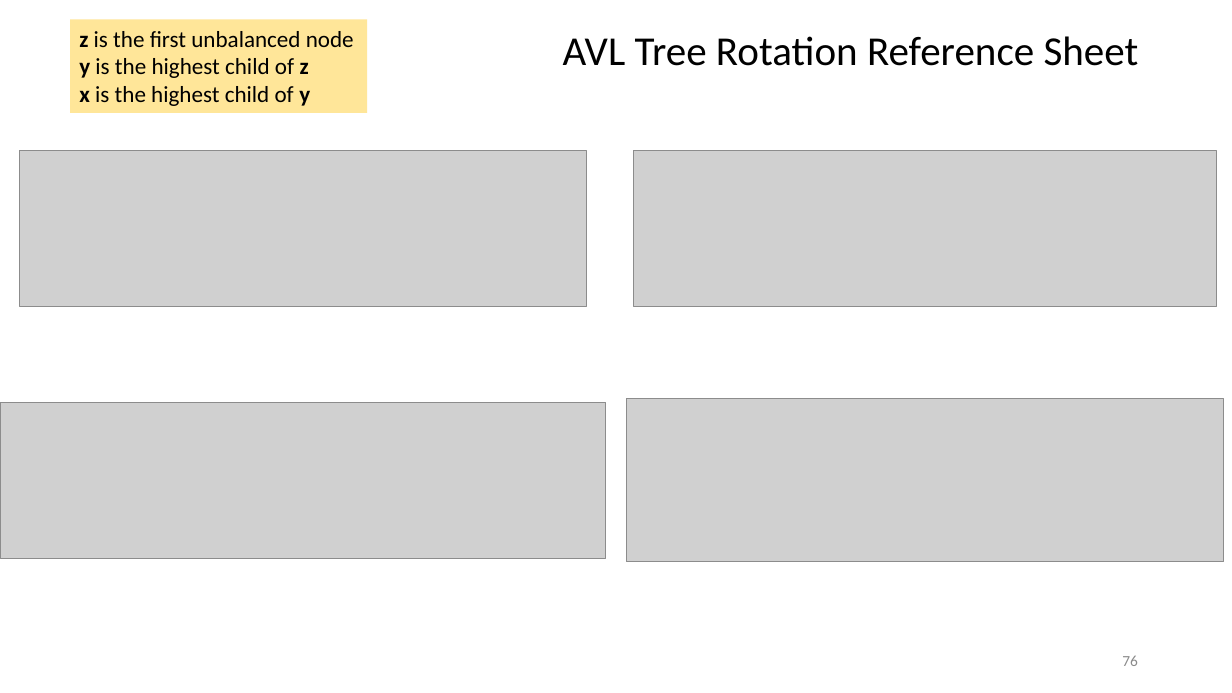
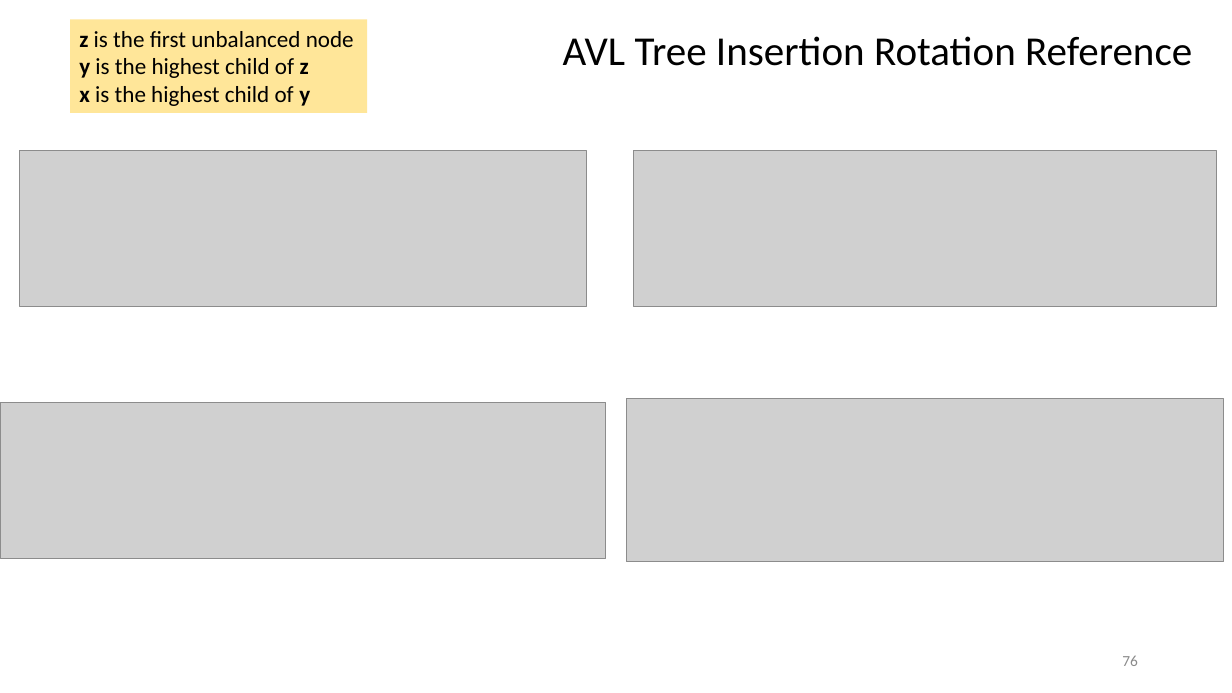
Before and after one commit to tjd1234/cmpt225summer2023, a slide deck: slide 76 of lecture_notes/week10/week10_BST.pptx. Drawn at 1232x693 pixels with LibreOffice and Linux fonts; fonts in the diff are those of the drawing; grey boxes stand for pictures. Boxes give left, top, right and bottom in pixels: in the first picture for what was removed or moved away, otherwise in the second. Text is boxed around its words. In the diff, an @@ line names an element or a change of style, - is before the commit and + after.

Commit message:
updated

```diff
--- a/lecture_notes/week10/week10_BST.pptx
+++ b/lecture_notes/week10/week10_BST.pptx
@@ text at (x1=563, y1=36, x2=1192, y2=66): text changed @@
-AVL Tree Rotation Reference Sheet
+AVL Tree Insertion Rotation Reference
```
Also in this commit, not shown: 6 other slides changed.
